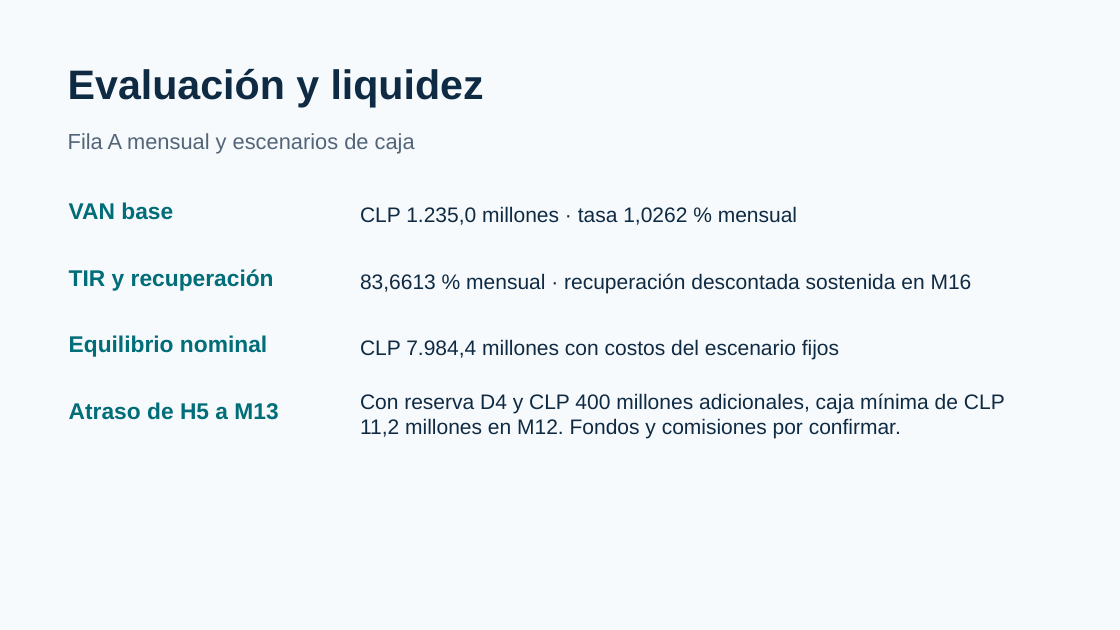
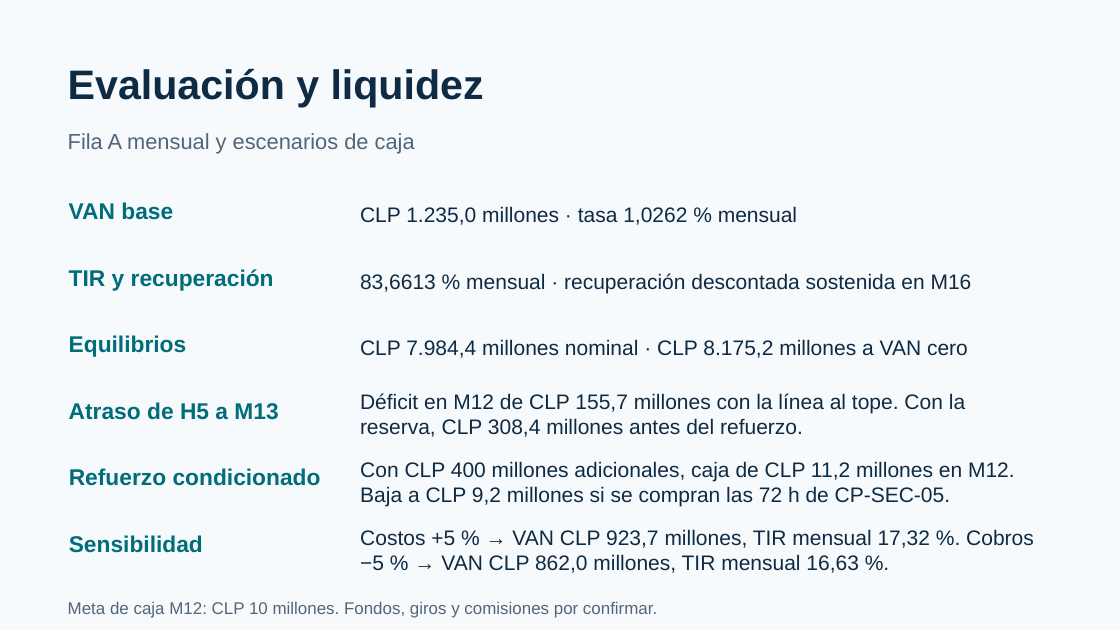
Before and after one commit to mvergaral/audIT, a slide deck: slide 5 of Informe-3/AUDIT-Informe3-Presentacion-Economica.pptx. Drawn at 1120x630 pixels with LibreOffice and Linux fonts; fonts in the diff are those of the drawing. Boxes give left, top, right and bottom in pixels: in the first picture for what was removed or moved away, otherwise in the second. Text is boxed around its words. In the diff, an @@ line names an element or a change of style, - is before the commit and + after.

```diff
--- a/Informe-3/AUDIT-Informe3-Presentacion-Economica.pptx
+++ b/Informe-3/AUDIT-Informe3-Presentacion-Economica.pptx
@@ text at box(69, 335, 187, 357): text changed @@
-Equilibrio nominal
+Equilibrios
@@ text at box(360, 339, 968, 358): text changed @@
-CLP 7.984,4 millones con costos del escenario fijos
+CLP 7.984,4 millones nominal · CLP 8.175,2 millones a VAN cero
@@ text at box(360, 393, 965, 437): text changed @@
-Con reserva D4 y CLP 400 millones adicionales, caja mínima de CLP 11,2 millones en M12. Fondos y comisiones por confirmar.
+Déficit en M12 de CLP 155,7 millones con la línea al tope. Con la reserva, CLP 308,4 millones antes del refuerzo.
@@ text added at box(69, 468, 321, 486), 19.5 pt, text #006D79, bold @@
+Refuerzo condicionado
@@ text added at box(360, 461, 1015, 506), 18 pt, text #0F2A43 @@
+Con CLP 400 millones adicionales, caja de CLP 11,2 millones en M12. Baja a CLP 9,2 millones si se compran las 72 h de CP-SEC-05.
@@ text added at box(69, 535, 203, 553), 19.5 pt, text #006D79, bold @@
+Sensibilidad
@@ text added at box(360, 529, 1034, 573), 18 pt, text #0F2A43 @@
+Costos +5 % → VAN CLP 923,7 millones, TIR mensual 17,32 %. Cobros −5 % → VAN CLP 862,0 millones, TIR mensual 16,63 %.
@@ text added at box(68, 601, 657, 618), 14.5 pt, text #526579 @@
+Meta de caja M12: CLP 10 millones. Fondos, giros y comisiones por confirmar.
```
Also in this commit, not shown: 5 other slides changed, 12 other files.
